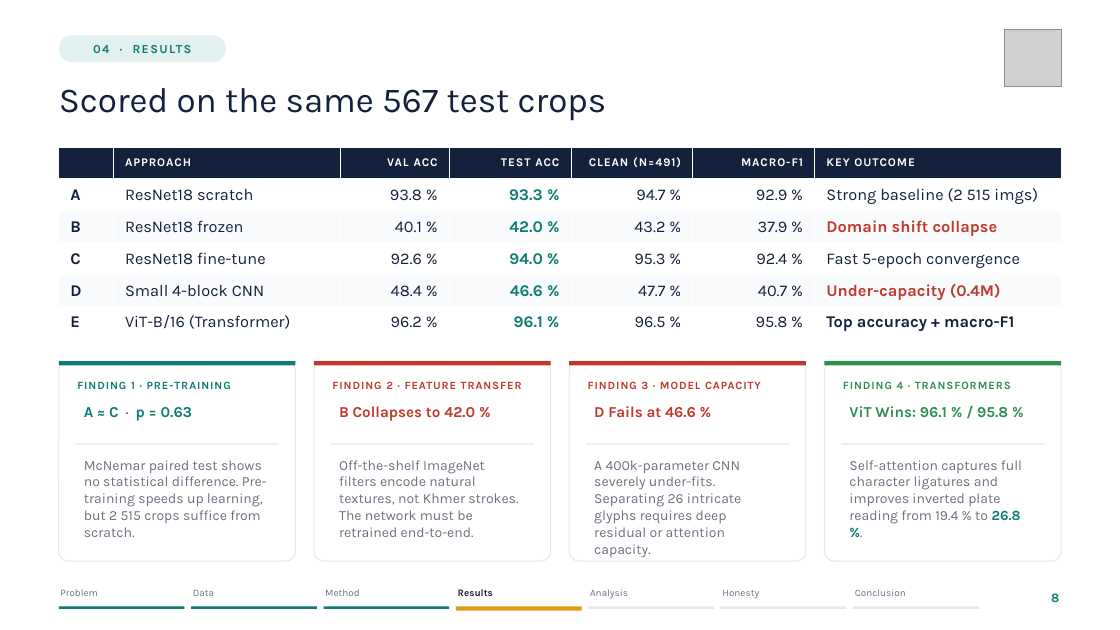
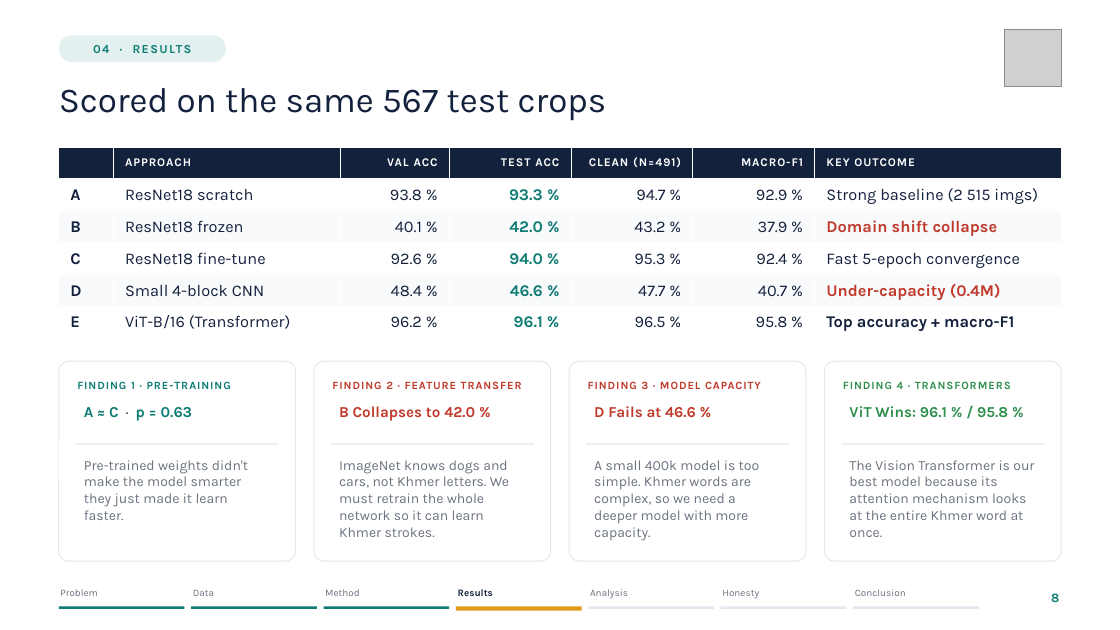
Before and after one commit to SoSereysokbotra/cambodia-alrp, a slide deck: slide 8 of slides/So_Sereysokbotra_Cambodia_ALPR.pptx. Drawn at 1120x630 pixels with LibreOffice and Linux fonts; fonts in the diff are those of the drawing; grey boxes stand for pictures. Boxes give left, top, right and bottom in pixels: in the first picture for what was removed or moved away, otherwise in the second. Text is boxed around its words. In the diff, an @@ line names an element or a change of style, - is before the commit and + after.

```diff
--- a/slides/So_Sereysokbotra_Cambodia_ALPR.pptx
+++ b/slides/So_Sereysokbotra_Cambodia_ALPR.pptx
@@ rectangle removed at (x1=59, y1=361, x2=296, y2=365) @@
@@ rectangle removed at (x1=314, y1=361, x2=551, y2=365) @@
@@ rectangle removed at (x1=570, y1=361, x2=807, y2=365) @@
@@ rectangle removed at (x1=824, y1=361, x2=1061, y2=365) @@
@@ text at (x1=84, y1=460, x2=248, y2=520): text changed @@
-McNemar paired test shows no statistical difference. Pre-training speeds up learning, but 2 515 crops suffice from scratch.
+Pre-trained weights didn't make the model smarter they just made it learn faster.
@@ text at (x1=339, y1=460, x2=509, y2=537): text changed @@
-Off-the-shelf ImageNet filters encode natural textures, not Khmer strokes. The network must be retrained end-to-end.
+ImageNet knows dogs and cars, not Khmer letters. We must retrain the whole network so it can learn Khmer strokes.
@@ text at (x1=594, y1=460, x2=760, y2=541): text changed @@
-A 400k-parameter CNN severely under-fits. Separating 26 intricate glyphs requires deep residual or attention capacity.
+A small 400k model is too simple. Khmer words are complex, so we need a deeper model with more capacity.
@@ text at (x1=849, y1=460, x2=1034, y2=537): text changed @@
-Self-attention captures full character ligatures and improves inverted plate reading from 19.4 % to 26.8 %.
+The Vision Transformer is our best model because its attention mechanism looks at the entire Khmer word at once.
```
Also in this commit, not shown: 1 other slide changed, 2 other files.
